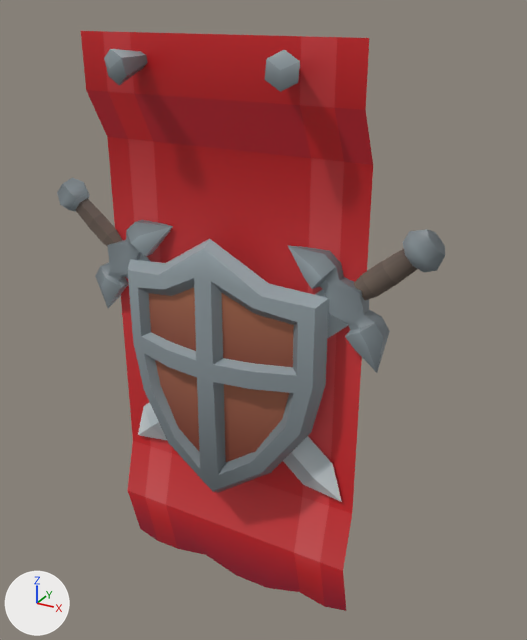
Renders of the glTF model public/models/d_banner_shield_red.glb from each side of a commit.
The view is the same before and after, from a 50 mm camera at (1.88, -3.44, 3.87) aimed at (0.17, -0.32, 2.31). The axes (+X, +Y, +Z) are drawn at lower left. The lights are the same throughout. The older version comes first. Where no turn or scale is listed for an object, it has been applied to the vertices. Vertices at exactly the same position are counted once.

In view in the first picture: 'banner_shield_red'.
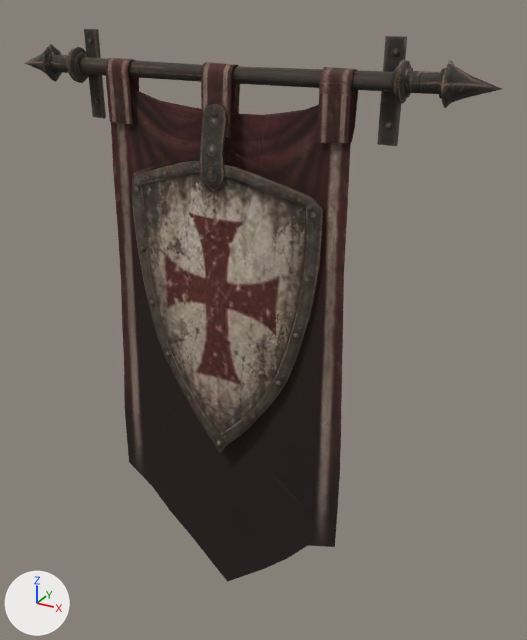
What differs and where, as boxes (x1, y1, x2, y2) in the pictures (527 x 640 px):
'banner_shield_red', reshaped, moved, recoloured (23% wider): before (57, 31, 445, 611); after (25, 29, 502, 582)
part 1 of me_cube_040, rebuilt (15% taller): before (128, 239, 329, 492); after (132, 161, 324, 453)
part 2 of me_cube_040, rebuilt (17% narrower, 15% shorter): before (81, 31, 373, 611); after (111, 87, 354, 582)
part 3 of me_cube_040, deleted: before (354, 229, 445, 300)
part 4 of me_cube_040, deleted: before (57, 178, 122, 247)
part 5 of me_cube_040, deleted: before (104, 49, 147, 86)
part 6 of me_cube_040, reshaped: before (95, 50, 390, 502); after (25, 29, 502, 447)

What changed in the scene script:
```text
Add img_d_banner_shield_red_0:
    img_d_banner_shield_red_0 = load_image('d_banner_shield_red_0', '_unpacked/d_banner_shield_red_0', 512, 512, 'sRGB')
Add mat_material_0:
    mat_material_0 = principled_material('Material_0')
    mat_material_0.texture = img_d_banner_shield_red_0
    mat_material_0.roughness = 0.85
Change me_cube_040:
    used by ob_banner_shield_red; location = (0.0, -0.502, 2.129)
    remove me_cube_040.from_pydata(...)  # 358 vertices, 639 faces; spans x -1.12..1.12, y -0.19..0.19, z -1.6..1.6
    remove me_cube_040.materials.append(mat_texture)  # picture img_dungeon_texture
    add me_cube_040.from_pydata(...)  # 1643 vertices, 2974 faces; spans x -1.27..1.27, y -0.1..0.1, z -1.6..1.6
    me_cube_040 part 1: the loose piece of 87 vertices spanning x -0.6..0.6, y -0.15..0.11, z -0.84..0.67 is rebuilt with 176 vertices and now spans x -0.57..0.54, y -0.09..0.01, z -0.62..1.03, in mat_material_0 (picture img_d_banner_shield_red_0)
    me_cube_040 part 2: the loose piece of 51 vertices spanning x -0.75..0.75, y -0.01..0.12, z -1.6..1.6 is rebuilt with 76 vertices and now spans x -0.74..0.69, y -0.04..0.02, z -1.6..1.38, in mat_material_0 (picture img_d_banner_shield_red_0)
    me_cube_040 part 3: the loose piece of 43 vertices spanning x 0.68..1.12, y 0.03..0.17, z 0.42..0.82 is deleted
    me_cube_040 part 4: the loose piece of 43 vertices spanning x -1.12..-0.68, y 0.03..0.18, z 0.42..0.82 is deleted
    me_cube_040 part 5: the loose piece of 8 vertices spanning x -0.5..-0.35, y -0.19..0.12, z 1.37..1.53 is deleted
    me_cube_040 part 6: 126 vertices removed from x -0.87..0.87, y -0.18..0.19, z -0.76..1.55; 1391 vertices added at x -1.27..1.27, y -0.1..0.1, z -0.62..1.6
    add me_cube_040.materials.append(mat_material_0)  # picture img_d_banner_shield_red_0
Change ob_banner_shield_red:
    ob_banner_shield_red.location: (0.0, -0.502, 2.129) -> (0.0, -0.419, 2.129)
```
